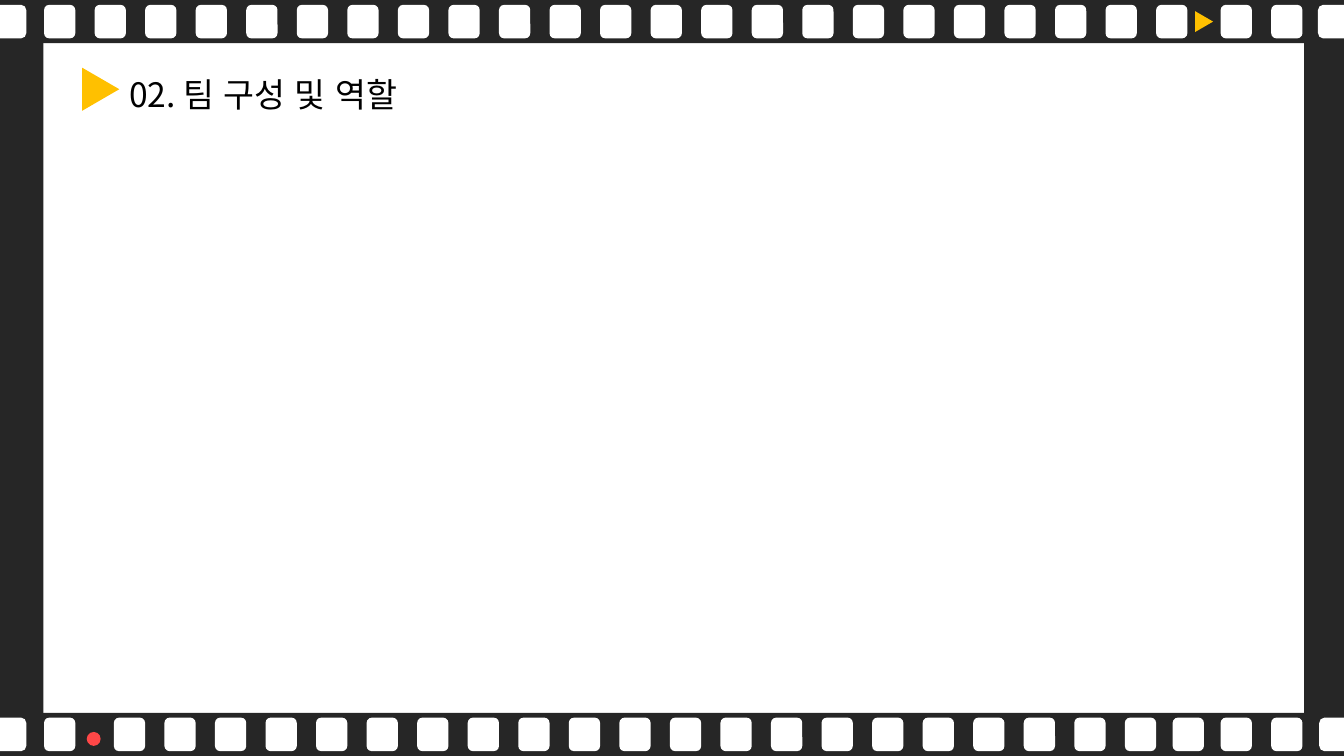
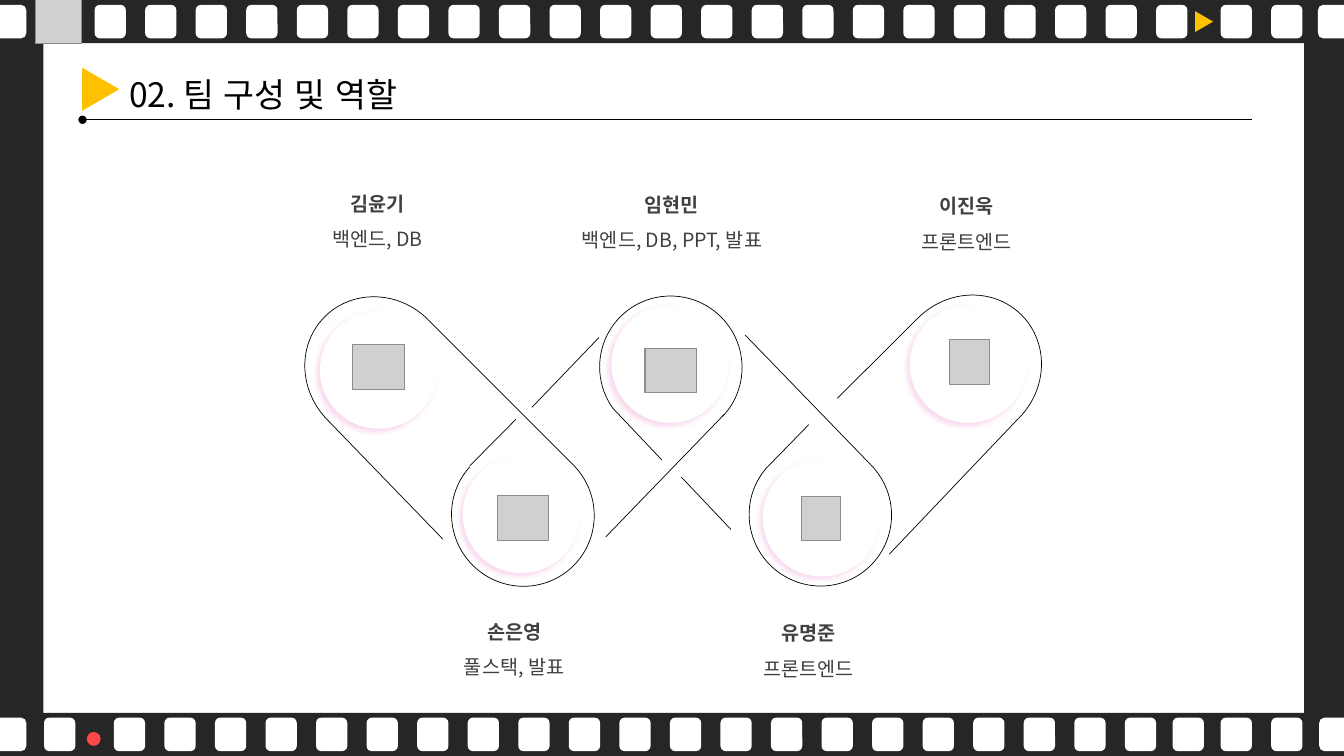
Before and after one commit to hyunmin0818/JSP_Project, a slide deck: slide 9 of 발표ppt.pptx. Drawn at 1344x756 pixels with LibreOffice and Linux fonts; fonts in the diff are those of the drawing; grey boxes stand for pictures. Boxes give left, top, right and bottom in pixels: in the first picture for what was removed or moved away, otherwise in the second. Text is boxed around its words. In the diff, an @@ line names an element or a change of style, - is before the commit and + after.

```diff
--- a/발표ppt.pptx
+++ b/발표ppt.pptx
@@ picture added at box(35, 0, 82, 43) @@
@@ rounded rectangle removed at box(44, 5, 76, 38) @@
@@ arrow added from (1252, 120) to (83, 120), #000000 0.5 pt @@
@@ text added at box(332, 194, 422, 250), 14 pt, text #404040 @@
+김윤기
+백엔드, DB
@@ text added at box(582, 195, 762, 251), 14 pt, text #404040 @@
+임현민
+백엔드, DB, PPT, 발표
@@ text added at box(921, 196, 1011, 251), 14 pt, text #404040 @@
+이진욱
+프론트엔드
@@ group added at box(274, 264, 1073, 616): 12 lines, 3 arc (boxed as its full ellipse)s, 2 left brackets @@
@@ picture added at box(353, 345, 404, 389) @@
@@ picture added at box(645, 348, 697, 392) @@
@@ picture added at box(950, 340, 989, 384) @@
@@ group added at box(320, 306, 1027, 577): 5 ellipses @@
@@ picture added at box(497, 496, 548, 540) @@
@@ picture added at box(802, 496, 841, 540) @@
@@ text added at box(464, 622, 564, 678), 14 pt, text #404040 @@
+손은영
+풀스택, 발표
@@ text added at box(764, 623, 854, 678), 14 pt, text #404040 @@
+유명준
+프론트엔드
```
Also in this commit, not shown: 5 other slides changed.
